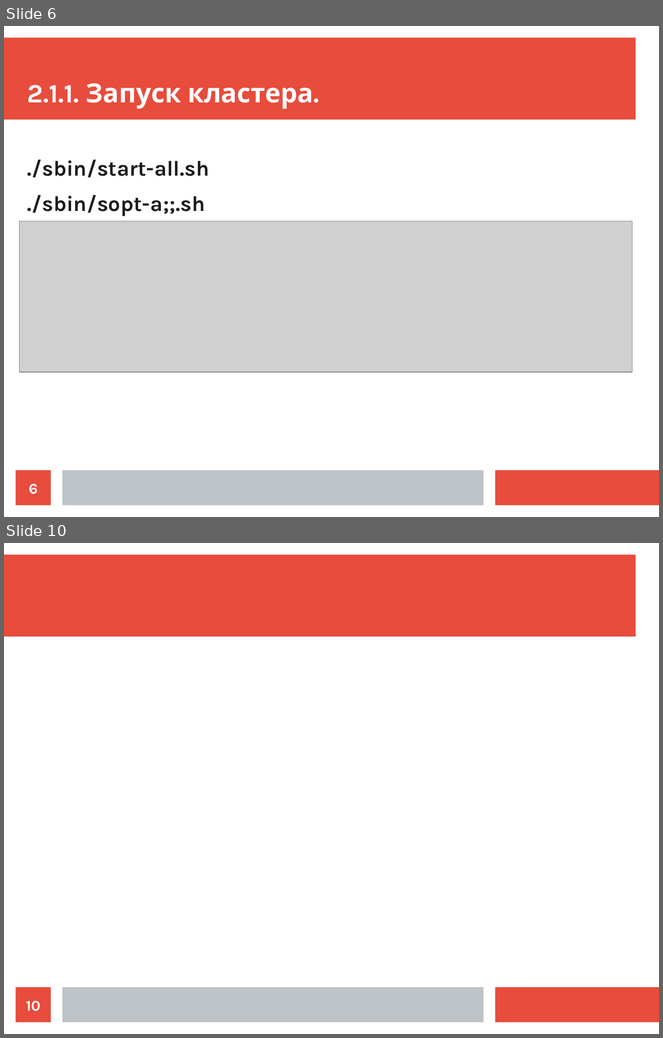
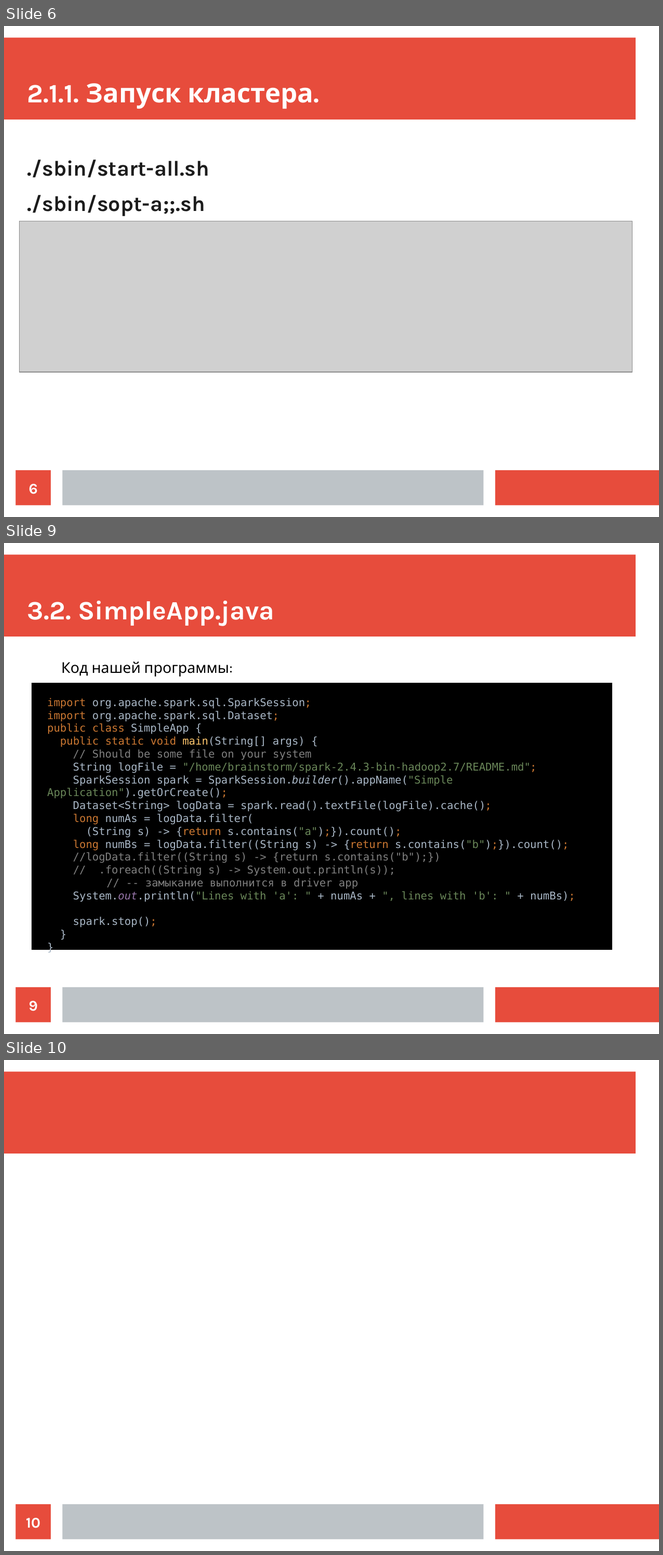
Before and after one commit to ilya1st/spark-samples, a slide deck: report_plan/report.odp. Shown one above the other, each under a label of ours: slides 6 and 10 before the commit, slides 6, 9 and 10 after it; the slides between them are not shown. The pictures are 663x1038 and 663x1555 pixels, drawn with LibreOffice and Linux fonts; fonts in the diff are those of the drawing; grey boxes stand for pictures. Boxes give left, top, right and bottom in pixels: in the first picture for what was removed or moved away, otherwise in the second. Text is boxed around its words. In the diff, an @@ line names an element or a change of style, - is before the commit and + after.

Commit message:
simple app stage

```diff
--- a/report_plan/report.odp
+++ b/report_plan/report.odp
@@ slide 9 added at bbox=[4, 543, 659, 1034], background #FFFFFF; not listed: 3 template elements that a slide beside it also shows @@
@@ title added at bbox=[27, 601, 274, 626], 32 pt, text #FFFFFF, bold @@
+3.2. SimpleApp.java
@@ text added at bbox=[61, 662, 230, 677], 18 pt, text #000000 @@
+Код нашей программы:
@@ rectangle added at bbox=[32, 683, 612, 950], fill #000000, outline #000000 0 pt @@
@@ text added at bbox=[47, 698, 575, 928], 13 pt, text #A9B7C6 @@
+import org.apache.spark.sql.SparkSession;
+import org.apache.spark.sql.Dataset;
+public class SimpleApp {
+public static void main(String[] args) {
+// Should be some file on your system
+String logFile = "/home/brainstorm/spark-2.4.3-bin-hadoop2.7/README.md";
+SparkSession spark = SparkSession.builder().appName("Simple Application").getOrCreate();
+Dataset<String> logData = spark.read().textFile(logFile).cache();
+long numAs = logData.filter(
+(String s) -> {return s.contains("a");}).count();
+long numBs = logData.filter((String s) -> {return s.contains("b");}).count();
+//logData.filter((String s) -> {return s.contains("b");})
+// .foreach((String s) -> System.out.println(s));
+// -- замыкание выполнится в driver app
+System.out.println("Lines with 'a': " + numAs + ", lines with 'b': " + numBs);
+spark.stop();
+}
+}
@@ page number added at bbox=[16, 988, 51, 1023], fill #E74C3C, 18 pt, text #FFFFFF, bold @@
+9
```
Also in this commit, not shown: 2 other slides added, 2 slides removed, 3 other files.
